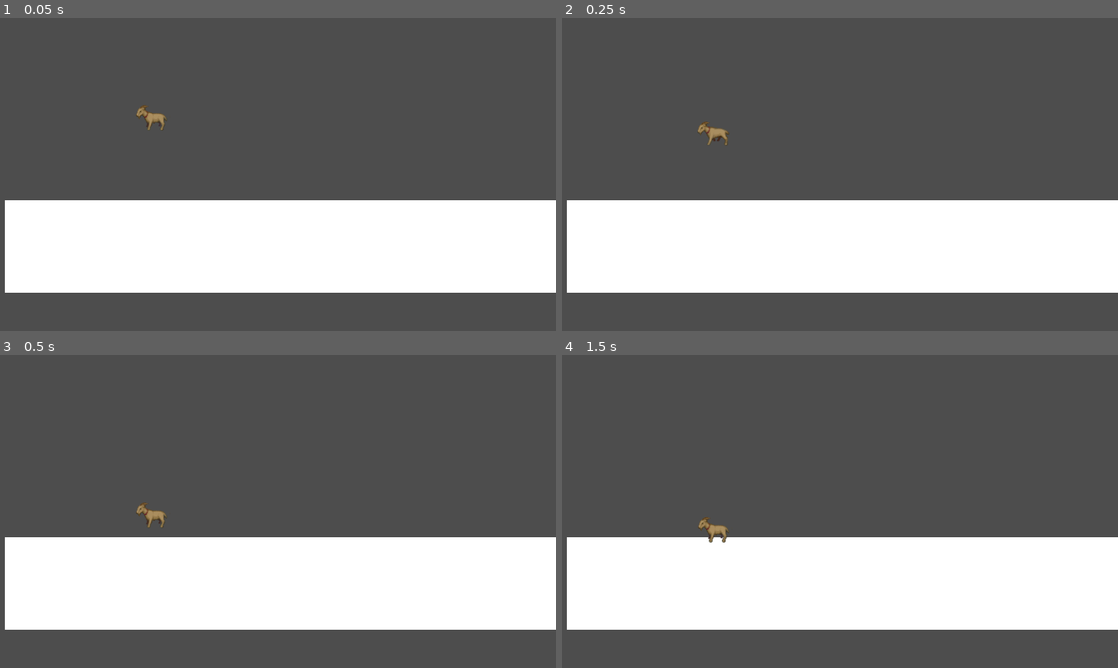
Above: before the commit, frames 1-4 (two rows, left to right).
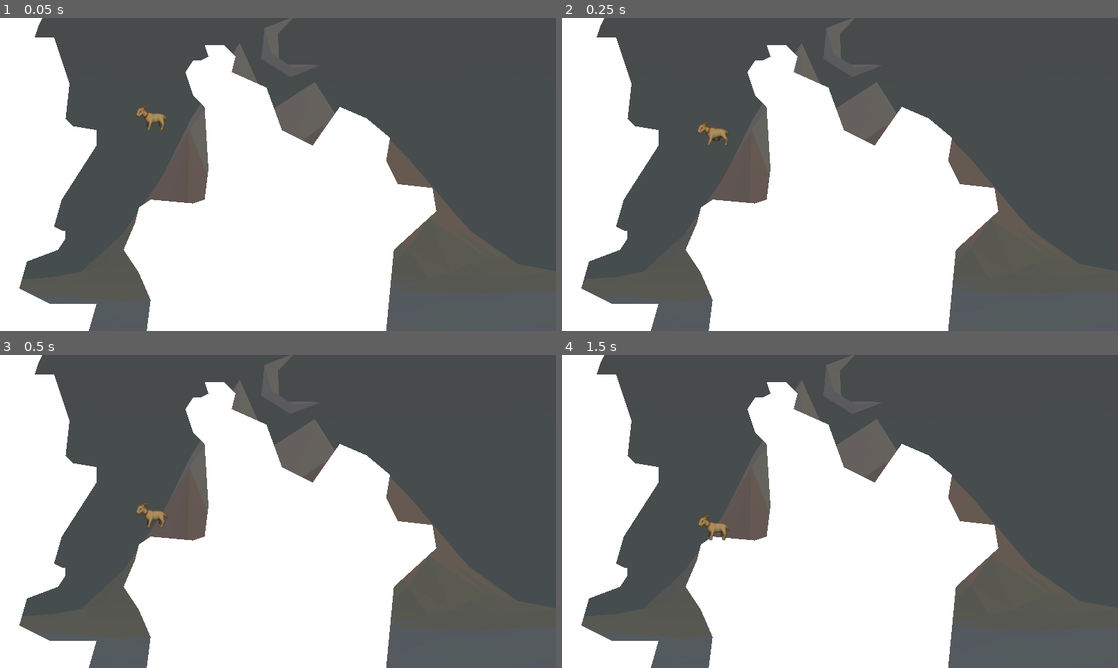
Above: after the commit, the same moments.

Repository: beyarkay/goat-game
Game: Godot game, scene res://levels/debug_level.tscn
Two runs of this game, one before a commit and one after it. Both use one fixed random seed, a clock stepped at 60 frames per second and the inputs below. This scene is started directly instead of the project's main scene.
Inputs:
- Up to frame 1 (0.05 s): no input
- Up to frame 2 (0.25 s): no input
- Up to frame 3 (0.5 s): no input
- Up to frame 4 (1.5 s): tap Enter at 1.25 s

The runs differ from the first frame. In frame 1, 38% of the frame differs, in the area x 0-100%, y 0-100%; in frame 2, 38%; in frame 3, 38%; in frame 4, 38%.

Commit message:
🐐 auto-create meshes from collision polys

Diff:
--- a/levels/debug_level.tscn
+++ b/levels/debug_level.tscn
@@ -1,17 +1,22 @@
-[gd_scene load_steps=6 format=3 uid="uid://7bx78t0blvcr"]
+[gd_scene load_steps=4 format=3 uid="uid://50yyteppwyus"]
 
 [ext_resource type="Texture2D" uid="uid://bgkvuia5h1kkl" path="res://assets/background_art/background.png" id="1_ok0je"]
 [ext_resource type="PackedScene" uid="uid://bgfo3l08bifum" path="res://scenes/goat.tscn" id="2_7yjoa"]
-
-[sub_resource type="PhysicsMaterial" id="PhysicsMaterial_xdf5i"]
-rough = true
-
-[sub_resource type="RectangleShape2D" id="RectangleShape2D_m8xlw"]
-size = Vector2(1159.4, 190.5)
-
-[sub_resource type="QuadMesh" id="QuadMesh_m7efa"]
+[ext_resource type="Script" path="res://utility_scripts/add_poly_mesh.gd" id="2_m0bcc"]
 
 [node name="root" type="Node"]
+
+[node name="decorations" type="Node" parent="."]
+
+[node name="Background" type="Sprite2D" parent="decorations"]
+position = Vector2(602, 316.75)
+scale = Vector2(0.36243, 0.308565)
+texture = ExtResource("1_ok0je")
+
+[node name="ColorRect" type="ColorRect" parent="decorations"]
+offset_right = 1152.0
+offset_bottom = 648.0
+color = Color(0.309804, 0.309804, 0.309804, 0.87451)
 
 [node name="player1_start_position" type="Marker2D" parent="."]
 
@@ -19,25 +24,20 @@
 
 [node name="platforms" type="Node" parent="."]
 
-[node name="StaticBody2D" type="StaticBody2D" parent="platforms"]
-physics_material_override = SubResource("PhysicsMaterial_xdf5i")
-
-[node name="CollisionShape2D" type="CollisionShape2D" parent="platforms/StaticBody2D"]
-position = Vector2(588, 476)
-shape = SubResource("RectangleShape2D_m8xlw")
+[node name="StaticBody2D3" type="StaticBody2D" parent="platforms" groups=["ground"]]
+position = Vector2(56, 8)
+scale = Vector2(0.989878, 1)
 metadata/_edit_group_ = true
 
-[node name="MeshInstance2D" type="MeshInstance2D" parent="platforms/StaticBody2D/CollisionShape2D"]
-position = Vector2(-1.79864, -3.24998)
-scale = Vector2(1151, 191)
-mesh = SubResource("QuadMesh_m7efa")
+[node name="CollisionPolygon2D" type="CollisionPolygon2D" parent="platforms/StaticBody2D3" groups=["ground"]]
+polygon = PackedVector2Array(24.2454, 8, 16.1636, 32, 56.5726, 32, 88.8998, 128, 80.818, 200, 96.9816, 216, 145.472, 224, 145.472, 256, 72.7362, 368, 56.5726, 424, 72.7362, 432, 80.818, 432, 80.818, 448, 64.6544, 472, 0, 496, -16.1636, 552, 48.4908, 584, 145.472, 584, 129.309, 640, -56.5726, 640, -56.5726, -8, 32.3272, -8)
+script = ExtResource("2_m0bcc")
 
-[node name="decorations" type="Node" parent="."]
+[node name="StaticBody2D" type="StaticBody2D" parent="platforms" groups=["ground"]]
+metadata/_edit_group_ = true
 
-[node name="Background" type="Sprite2D" parent="."]
-visible = false
-position = Vector2(1241, 689)
-scale = Vector2(0.767275, 0.653241)
-texture = ExtResource("1_ok0je")
+[node name="CollisionPolygon2D" type="CollisionPolygon2D" parent="platforms/StaticBody2D"]
+polygon = PackedVector2Array(400, 88, 384, 112, 400, 160, 424, 184, 432, 312, 424, 376, 400, 384, 312, 376, 288, 392, 280, 424, 256, 480, 288, 528, 312, 584, 304, 648, 800, 648, 816, 480, 904, 400, 896, 352, 824, 344, 800, 296, 808, 248, 760, 208, 704, 184, 648, 264, 584, 232, 552, 144, 480, 112, 488, 80, 464, 56, 424, 56, 432, 80, 416, 88)
+script = ExtResource("2_m0bcc")
 
 [node name="CharacterBody2D" parent="." instance=ExtResource("2_7yjoa")]
--- /dev/null
+++ b/utility_scripts/add_poly_mesh.gd
@@ -0,0 +1,6 @@
+extends CollisionPolygon2D
+
+func _ready() -> void:
+    var polygon2d = Polygon2D.new()
+    polygon2d.polygon = self.polygon.duplicate()
+    self.add_sibling.call_deferred(polygon2d)
